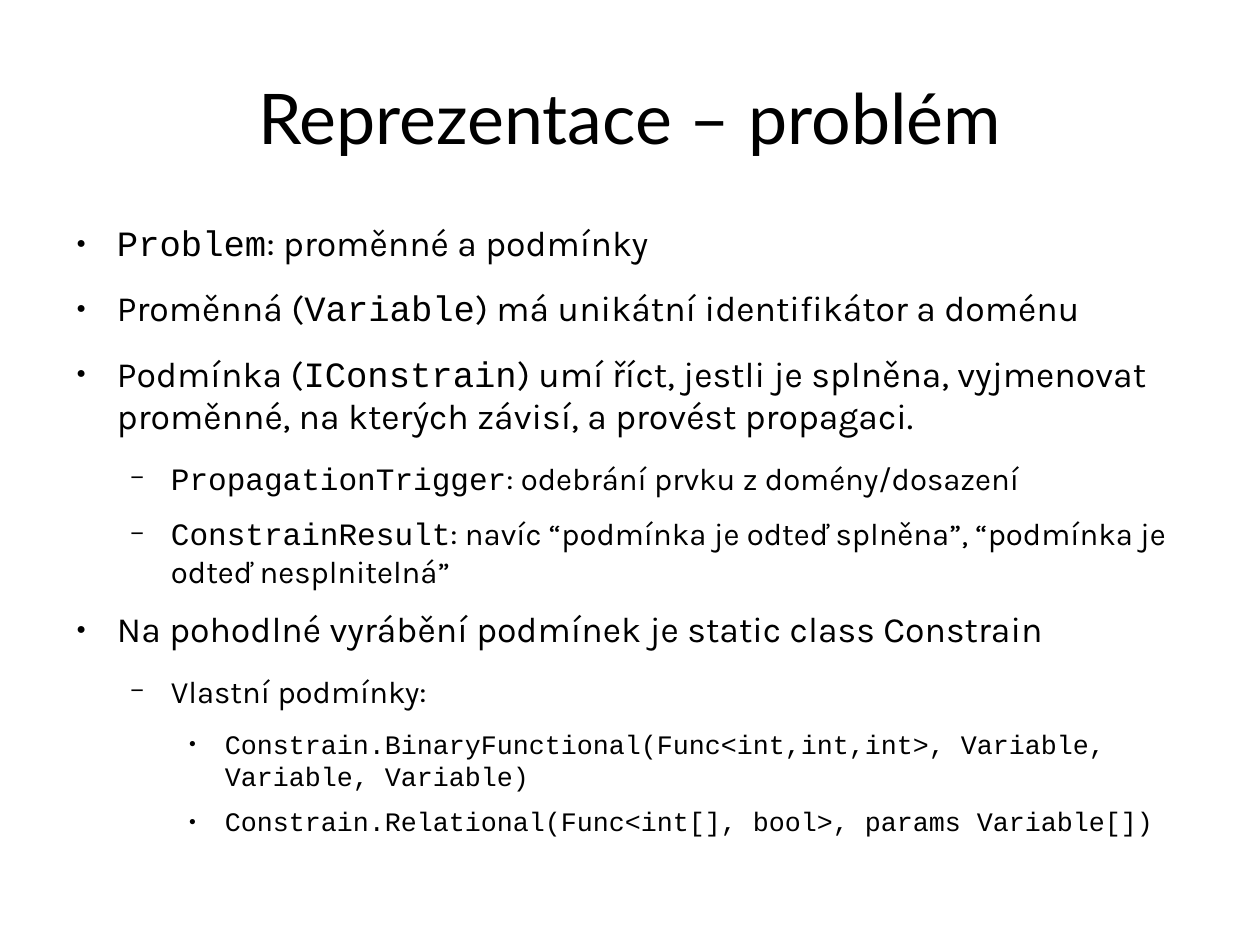
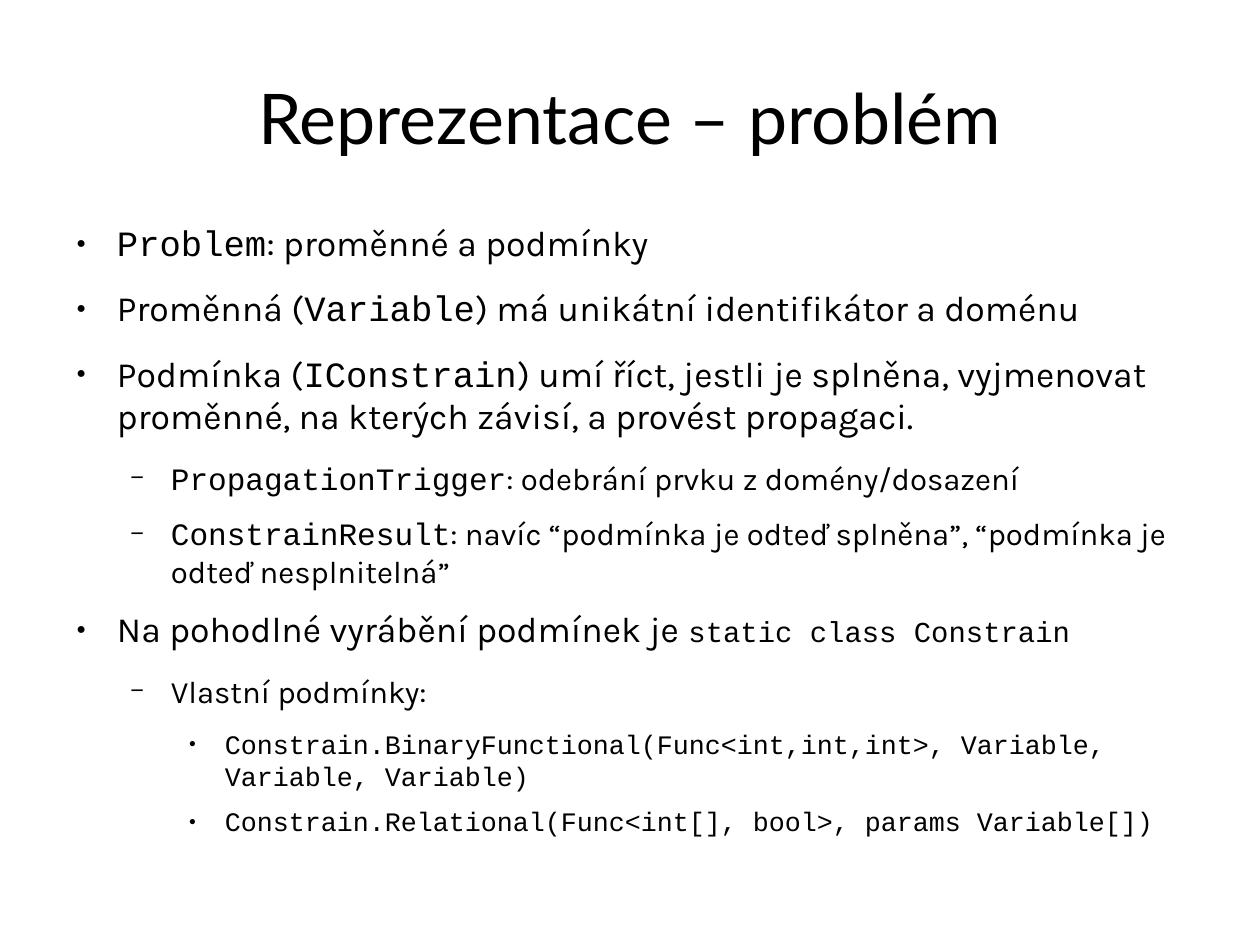
Before and after one commit to MichalPokorny/compulsive-skin-picking, a slide deck: slide 4 of csp.odp. Drawn at 1260x945 pixels with LibreOffice and Linux fonts; fonts in the diff are those of the drawing. Boxes give left, top, right and bottom in pixels: in the first picture for what was removed or moved away, otherwise in the second. Text is boxed around its words. In the diff, an @@ line names an element or a change of style, - is before the commit and + after.

```diff
--- a/csp.odp
+++ b/csp.odp
@@ text at <box>117,615,1070,651</box>: size 22.4 to 18.2 pt, font Karla to Courier New in "static class Constrain" @@
```
Also in this commit, not shown: 1 other file.
